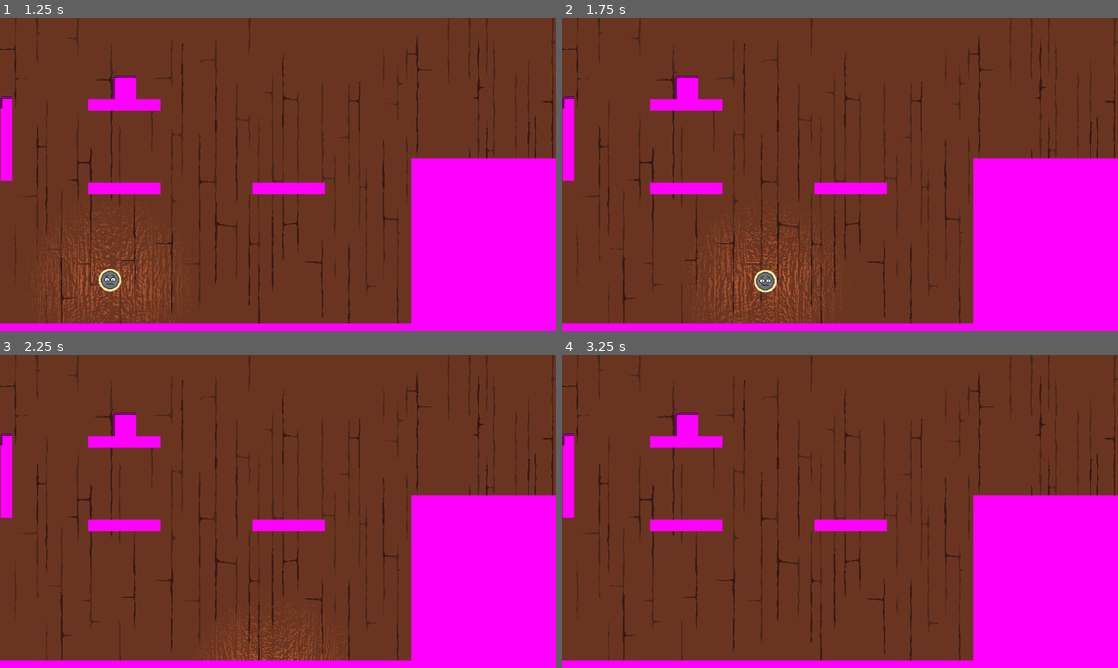
Above: before the commit, frames 1-4 (two rows, left to right).
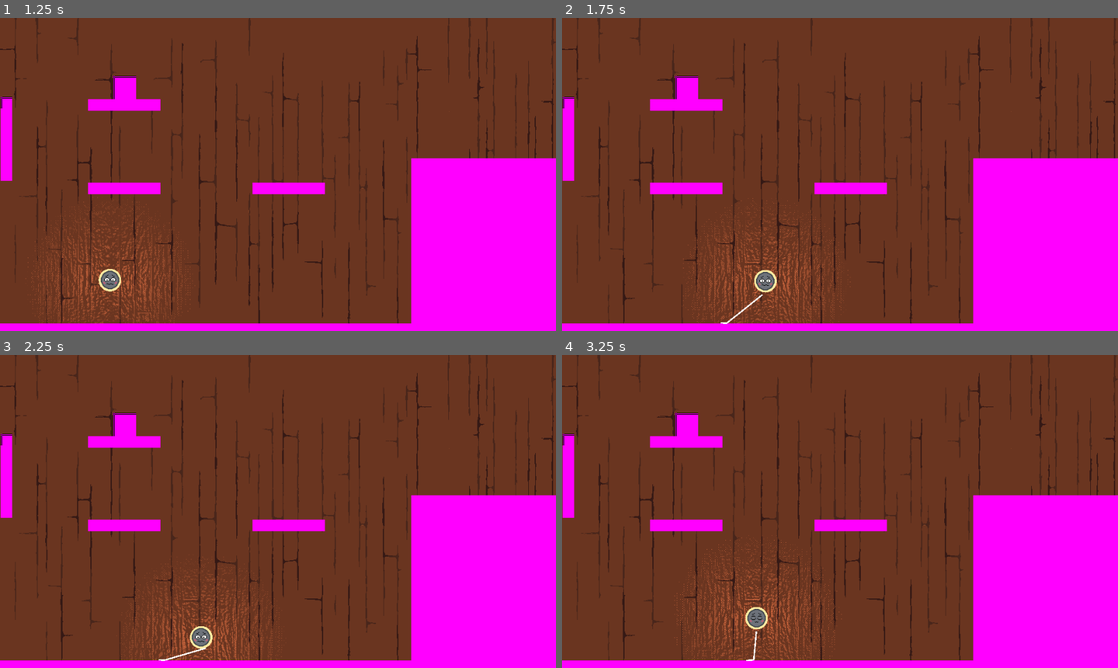
Above: after the commit, the same moments.

Repository: NAERNON/ggj-2026-mask
Game: Godot game, scene res://scenes/main.tscn
The game is run twice, just before and just after one commit, with the same random seed, the same clock (stepped at 60 frames per second) and the same inputs.
Inputs:
- Up to frame 1 (1.25 s): tap Enter at 0.5 s; hold D (move_tape_right) from 0.53 s (still down); hold R (move_tape_reroll) from 0.53 s (still down); tap Space (move_tape_jump) at 0.77 s
- Up to frame 2 (1.75 s): release D (move_tape_right) at 1.28 s; release R (move_tape_reroll) at 1.28 s; hold S (move_tape_down) from 1.28 s (still down); tap G (tape_switch_grip) at 1.35 s; tap Space (move_tape_jump) at 1.52 s
- Up to frame 3 (2.25 s): release S (move_tape_down) at 2.03 s; hold D (move_tape_right) from 2.03 s (still down); hold R (move_tape_reroll) from 2.03 s (still down)
- Up to frame 4 (3.25 s): release D (move_tape_right) at 2.78 s; release R (move_tape_reroll) at 2.78 s; hold W (move_tape_up) from 2.78 s (still down); tap G (tape_switch_grip) at 2.85 s; tap Space (move_tape_jump) at 3.02 s

Frame 1 is identical in both runs. In frame 2, less than 0.1% of the frame differs, in the area x 28-37%, y 88-98%; in frame 3, 2.2%, in the area x 21-63%, y 64-98%; in frame 4, 2.1%.

Commit message:
Improv all (ballek)

Diff:
--- a/assets/masking_tape.tscn
+++ b/assets/masking_tape.tscn
@@ -19,12 +19,10 @@
 shape = SubResource("CircleShape2D_no3c2")
 
 [node name="Node2D" type="Node2D" parent="." unique_id=33840583]
-position = Vector2(293, 391)
+position = Vector2(0, 21)
 
 [node name="MaskingTapeWheel" type="Node2D" parent="." unique_id=907458122]
 script = ExtResource("2_ikd68")
-metadata/_custom_type_script = "uid://dwa6h5uehjmix"
 
 [node name="CharacterFaceSprite" type="Node2D" parent="." unique_id=1412907266]
 script = ExtResource("2_iih3h")
-metadata/_custom_type_script = "uid://chgbr5uutejwv"
--- a/scenes/main.gd
+++ b/scenes/main.gd
@@ -76,32 +76,37 @@
 		return param_d
 
 func add_tape_point(pos : Vector2, index : int = -1) -> void :
-	_current_tape.add_point(pos, index)
-	_nb_current_tape_points += 1
+	if not masking_tape._is_rerolling :
+		if masking_tape.get_slide_collision_count() > 0 :
+			var t : KinematicCollision2D = masking_tape.get_slide_collision(0)
+			_current_tape.add_point(t.get_position(), index)
+		else :
+			_current_tape.add_point(pos, index)
+		_nb_current_tape_points += 1
 
-	if _nb_current_tape_points > 1 :
-		masking_tape.one_grip_point = true
+		if _nb_current_tape_points > 1 :
+			masking_tape.one_grip_point = true
 
-	if _nb_current_tape_points > 2 :
-		var p1 : Vector2 = _current_tape.get_point_position(_nb_current_tape_points-3)
-		var p2 : Vector2 = _current_tape.get_point_position(_nb_current_tape_points-2)
-		_current_tape_len += p1.distance_to(p2)
-		var center = (p1 + p2) / 2
-		var angle : float = p1.angle_to_point(p2)
-		var size : float = p1.distance_to(p2)
+		if _nb_current_tape_points > 2 :
+			var p1 : Vector2 = _current_tape.get_point_position(_nb_current_tape_points-3)
+			var p2 : Vector2 = _current_tape.get_point_position(_nb_current_tape_points-2)
+			_current_tape_len += p1.distance_to(p2)
+			var center = (p1 + p2) / 2
+			var angle : float = p1.angle_to_point(p2)
+			var size : float = p1.distance_to(p2)
 
-		var rectangle : RectangleShape2D = RectangleShape2D.new()
-		rectangle.size = Vector2(size, rubber_width)
+			var rectangle : RectangleShape2D = RectangleShape2D.new()
+			rectangle.size = Vector2(size, rubber_width)
 
-		var collision : CollisionShape2D = CollisionShape2D.new()
-		collision.shape = rectangle
+			var collision : CollisionShape2D = CollisionShape2D.new()
+			collision.shape = rectangle
 
-		var body : StaticBody2D = StaticBody2D.new()
-		body.rotation = angle
-		body.position = center
-		body.add_child(collision)
+			var body : StaticBody2D = StaticBody2D.new()
+			body.rotation = angle
+			body.position = center
+			body.add_child(collision)
 
-		_current_tape.add_child(body)
+			_current_tape.add_child(body)
 
 func remove_tape_point() -> void :
 	if _nb_current_tape_points > 2 :
@@ -133,12 +138,14 @@
 	add_tape_point(masking_tape.contact_floor.global_position)
 
 	if masking_tape.is_on_wall() or masking_tape.is_on_floor() :
-		masking_tape.reroll_target = _current_tape.get_point_position(_nb_current_tape_points-1)
+		masking_tape.reroll_target = _current_tape.get_point_position(_nb_current_tape_points-1) - masking_tape.contact_floor.position * masking_tape.scale
 		add_tape_point(masking_tape.contact_floor.global_position)
 
 func _on_masking_tape_touch_or_leave_floor() -> void:
-	if _current_tape :
-		masking_tape.reroll_target = _current_tape.get_point_position(_nb_current_tape_points-1)
+	if _current_tape and not masking_tape._is_rerolling:
+		if masking_tape.is_on_floor() :
+			_current_tape.set_point_position(_nb_current_tape_points-1, masking_tape.contact_floor.global_position)
+		masking_tape.reroll_target = _current_tape.get_point_position(_nb_current_tape_points-1) - masking_tape.contact_floor.position * masking_tape.scale
 		add_tape_point(masking_tape.contact_floor.global_position)
 
 func _on_masking_tape_reroll() -> void:
@@ -157,8 +164,8 @@
 
 
 func _on_masking_tape_touch_or_leave_wall() -> void:
-	if _current_tape :
-		masking_tape.reroll_target = _current_tape.get_point_position(_nb_current_tape_points-1)
+	if _current_tape and not masking_tape._is_rerolling :
 		if masking_tape.is_on_wall() :
 			_current_tape.set_point_position(_nb_current_tape_points-1, masking_tape.contact_floor.global_position)
+		masking_tape.reroll_target = _current_tape.get_point_position(_nb_current_tape_points-1) - masking_tape.contact_floor.position * masking_tape.scale
 		add_tape_point(masking_tape.contact_floor.global_position)
--- a/scenes/main.tscn
+++ b/scenes/main.tscn
@@ -41,7 +41,6 @@
 masking_tape = NodePath("MaskingTape")
 epsilon_tape = 1.0
 epsilon_corner = 2.5
-rubber_width = 0.3
 platforms = NodePath("Platforms")
 restock = NodePath("Restock")
 restock_value = 300.0
@@ -55,13 +54,15 @@
 position = Vector2(77, 510)
 collision_layer = 0
 collision_mask = 15
-initial_tape_dist = 500.0
+floor_max_angle = 1.3962634
+floor_snap_length = 5.0
+initial_tape_dist = 600.0
 roll_acceleration = 450.0
 deceleration_scale = 10.0
 jump_speed = 350.0
 reroll_speed = 500.0
 wall_roll_speed = 200.0
-push_force = 10.0
+push_force = 5.0
 
 [node name="PlayerLight" type="PointLight2D" parent="MaskingTape" unique_id=86818424]
 range_item_cull_mask = 2
@@ -161,7 +162,7 @@
 
 [node name="Restock" type="StaticBody2D" parent="." unique_id=312312138]
 position = Vector2(11, 146)
-collision_layer = 3
+collision_layer = 2
 
 [node name="CollisionShape2D" type="CollisionShape2D" parent="Restock" unique_id=263989171]
 shape = SubResource("CircleShape2D_tbgi4")
--- a/scripts/masking_tape.gd
+++ b/scripts/masking_tape.gd
@@ -6,7 +6,7 @@
 @export_range(0.0, 1000.0, 10.0) var jump_speed         : float
 @export_range(0.0, 1000.0, 10.0) var reroll_speed       : float
 @export_range(0.0, 1000.0, 10.0) var wall_roll_speed    : float
-@export_range(0.0, 1000.0, 10.0) var push_force         : float
+@export_range(0.0, 10.0, 1.0) var push_force         : float
 
 @export var contact_floor : Node2D
 var reroll_target     : Vector2
@@ -20,14 +20,11 @@
 		floor_stop_on_slope = not floor_stop_on_slope
 		if _grip_on_wall :
 			if get_wall_normal().x == 1 :
-				contact_floor.position.x = -504
-			else :
-				contact_floor.position.x = 504
+				contact_floor.position.x = -21
+			elif get_wall_normal().x == -1 :
+				contact_floor.position.x = 21
 			contact_floor.position.y = 0
 			velocity = Vector2.ZERO
-		else :
-			contact_floor.position.y = 504
-			contact_floor.position.x = 0
 
 		touch_or_leave_wall.emit()
 
@@ -41,6 +38,9 @@
 var _in_free_fall   : bool :
 	set(new_value) :
 		_in_free_fall = new_value
+		if is_on_floor() :
+			contact_floor.position.y = 21
+			contact_floor.position.x = 0
 		touch_or_leave_floor.emit()
 
 var _is_rerolling : bool
@@ -143,9 +143,15 @@
 			velocity.x = move_toward(velocity.x, 0.0, deceleration_scale)
 	else :
 		if right:
-			velocity.x += roll_acceleration * delta
+			if velocity.x < 0 :
+				velocity.x += roll_acceleration * delta * 5
+			else :
+				velocity.x += roll_acceleration * delta
 		if left:
-			velocity.x -= roll_acceleration * delta
+			if velocity.x > 0 :
+				velocity.x -= roll_acceleration * delta * 5
+			else :
+				velocity.x -= roll_acceleration * delta
 
 	if is_gripping and _used_tape_len >= _tape_len and one_grip_point :
 		velocity.x = 0.0
Not shown: 1 places in assets/masking_tape.tscn that only renumber resources
